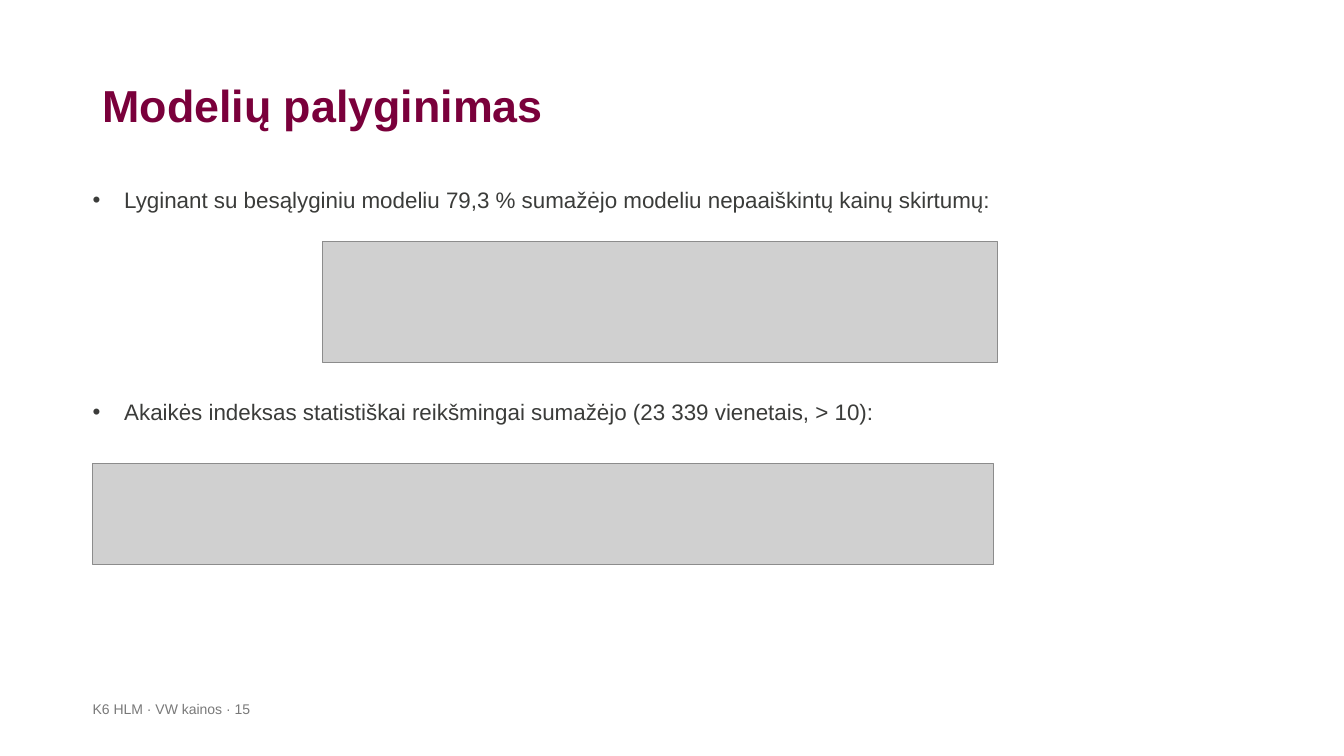
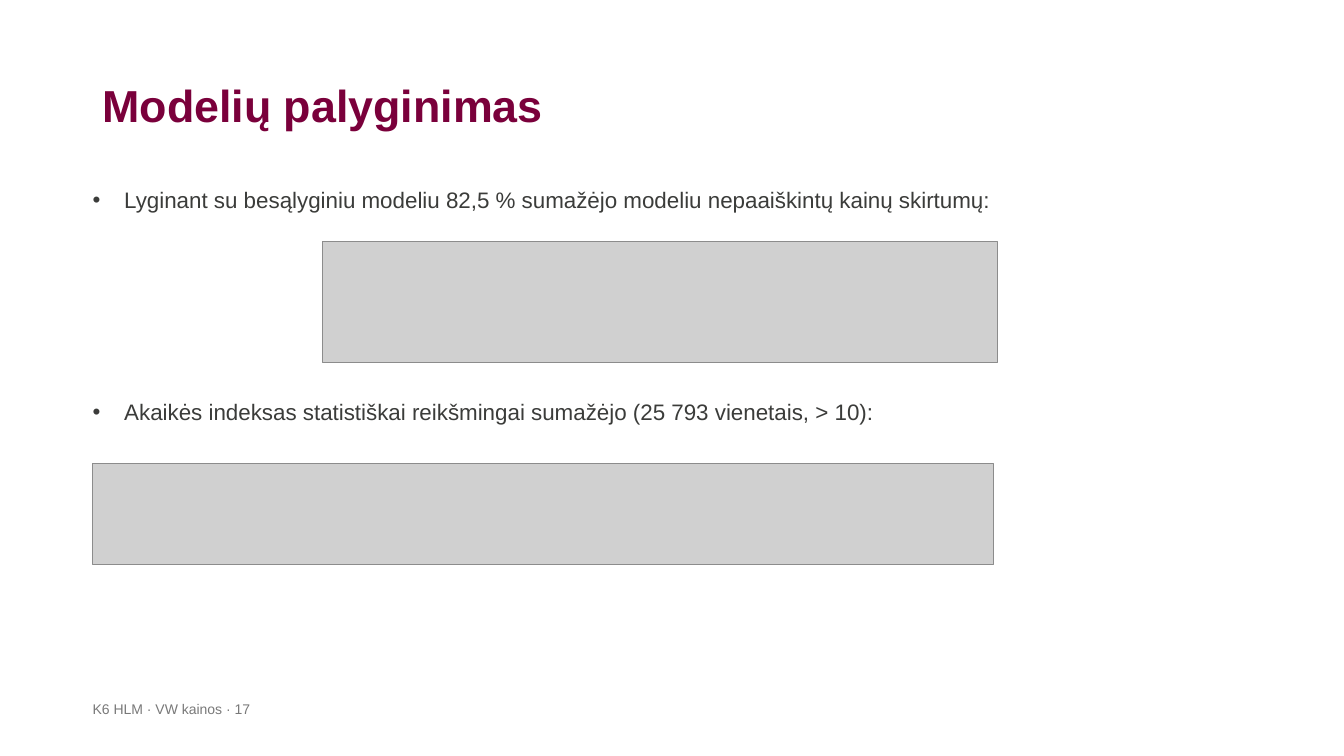
Before and after one commit to LidijaPu/K6, a slide deck: slide 17 of K6_HLM_VW_pristatymas-2.pptx (slide 15 before the commit). Drawn at 1344x756 pixels with LibreOffice and Linux fonts; fonts in the diff are those of the drawing; grey boxes stand for pictures; background and template pictures are left out. Boxes give left, top, right and bottom in pixels: in the first picture for what was removed or moved away, otherwise in the second. Text is boxed around its words. In the diff, an @@ line names an element or a change of style, - is before the commit and + after.

```diff
--- a/K6_HLM_VW_pristatymas-2.pptx
+++ b/K6_HLM_VW_pristatymas-2.pptx
@@ text at [124, 191, 990, 213]: text changed @@
-• Lyginant su besąlyginiu modeliu 79,3 % sumažėjo modeliu nepaaiškintų kainų skirtumų:
+• Lyginant su besąlyginiu modeliu 82,5 % sumažėjo modeliu nepaaiškintų kainų skirtumų:
@@ text at [124, 403, 873, 425]: text changed @@
-• Akaikės indeksas statistiškai reikšmingai sumažėjo (23 339 vienetais, > 10):
+• Akaikės indeksas statistiškai reikšmingai sumažėjo (25 793 vienetais, > 10):
@@ text at [93, 704, 251, 714]: text changed @@
-K6 HLM · VW kainos · 15
+K6 HLM · VW kainos · 17
```
Also in this commit, not shown: 7 other slides changed, 2 slides added, 4 other files.
